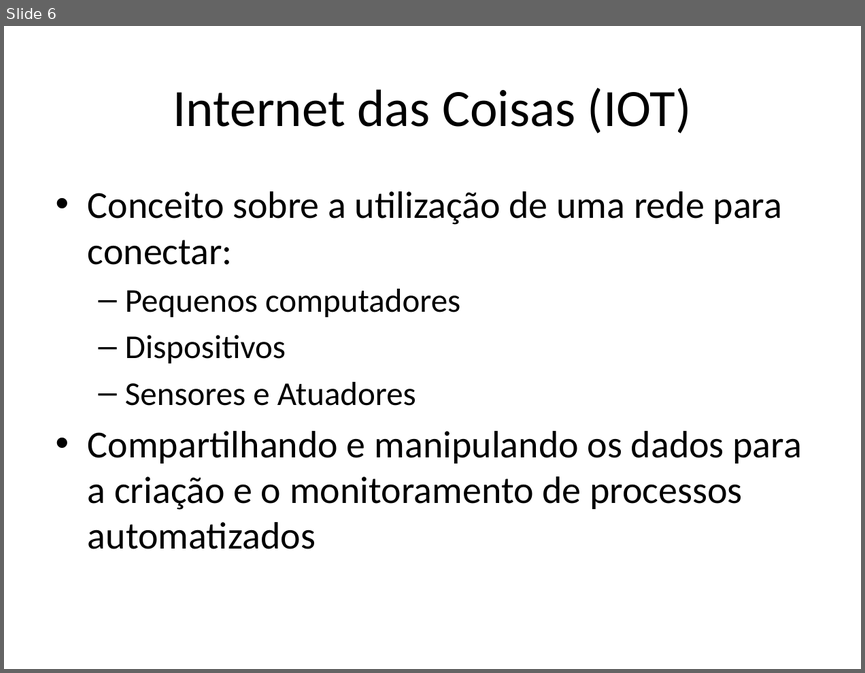
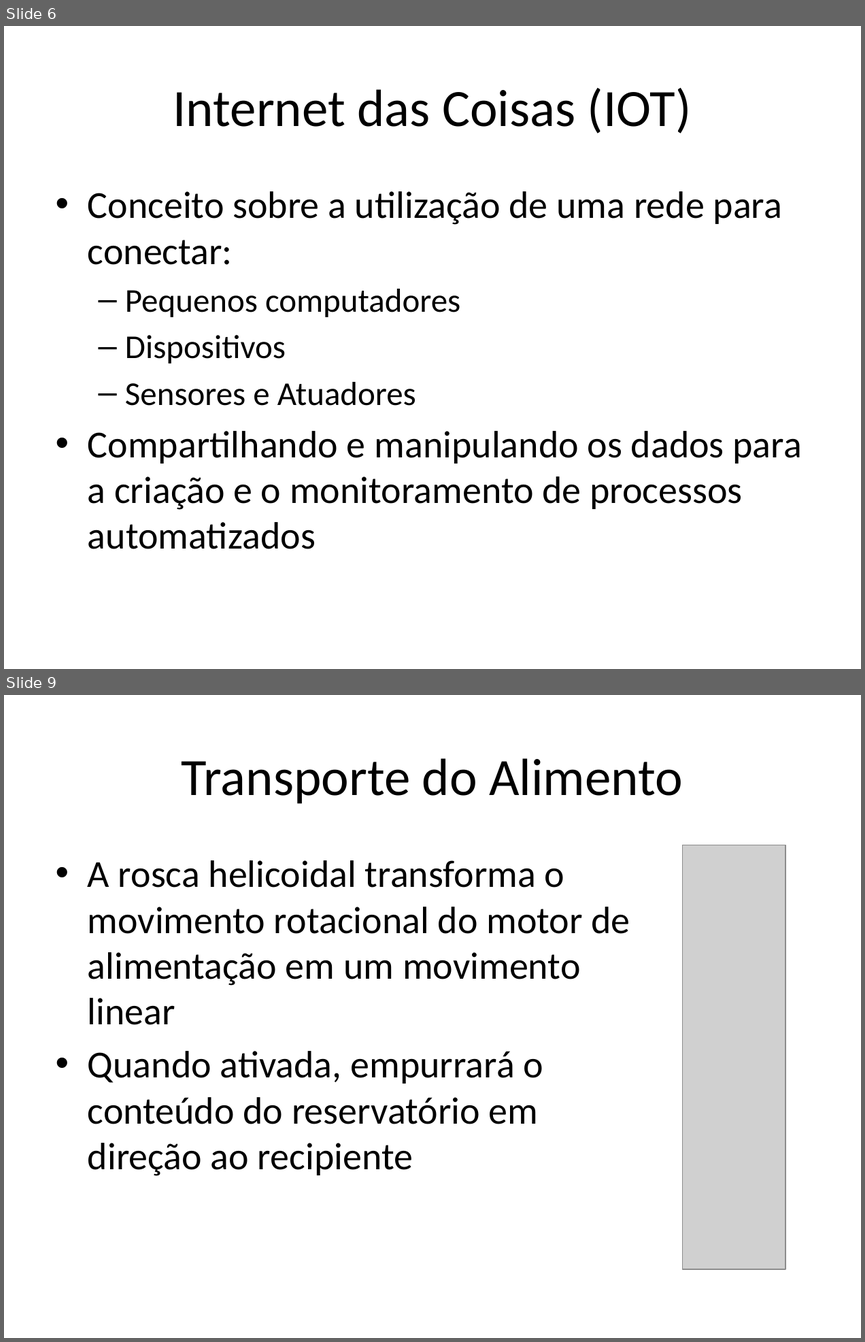
Before and after one commit to AntonioZanini/TCC-ETEC-ELO20-02, a slide deck: TCC.pptx. Shown one above the other, each under a label of ours: slide 6 before the commit, slides 6 and 9 after it; the slides between them are not shown. The pictures are 865x673 and 865x1342 pixels, drawn with LibreOffice and Linux fonts; fonts in the diff are those of the drawing; grey boxes stand for pictures. Boxes give left, top, right and bottom in pixels: in the first picture for what was removed or moved away, otherwise in the second. Text is boxed around its words. In the diff, an @@ line names an element or a change of style, - is before the commit and + after.

```diff
--- a/TCC.pptx
+++ b/TCC.pptx
@@ slide 9 added at (4,695,861,1338), background #FFFFFF @@
@@ title added at (181,758,683,804), 44 pt, text #000000 @@
+Transporte do Alimento
@@ picture added at (682,845,785,1269) @@
@@ text added at (88,860,630,1176), 32 pt, text #000000 @@
+• A rosca helicoidal transforma o movimento rotacional do motor de alimentação em um movimento linear
+• Quando ativada, empurrará o conteúdo do reservatório em direção ao recipiente
```
Also in this commit, not shown: 1 slide changed, 15 other slides added, 3 slides removed.
